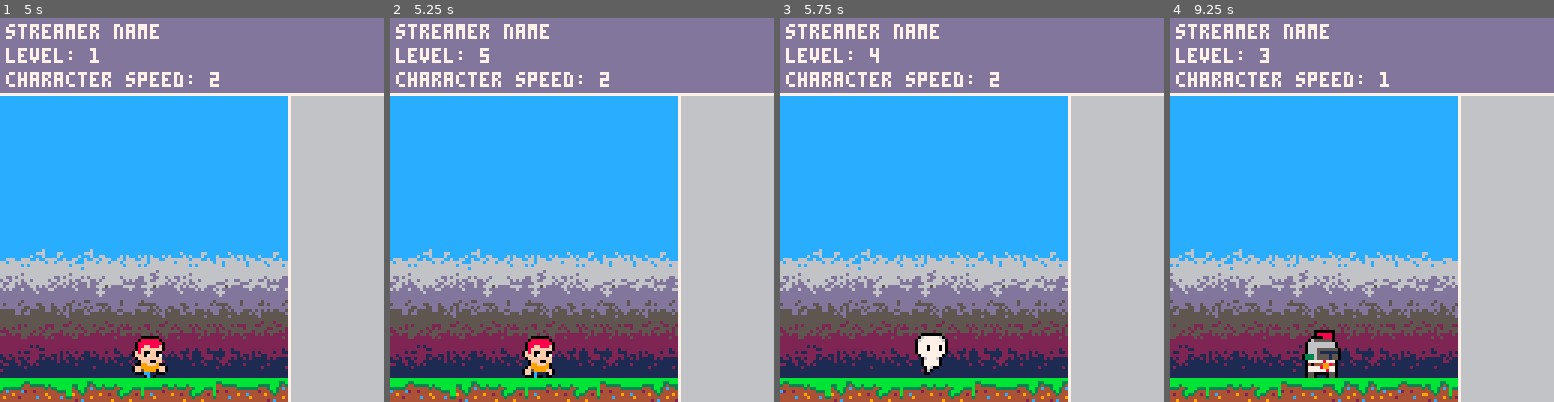
Above: before the commit, frames 1-4 (left to right).
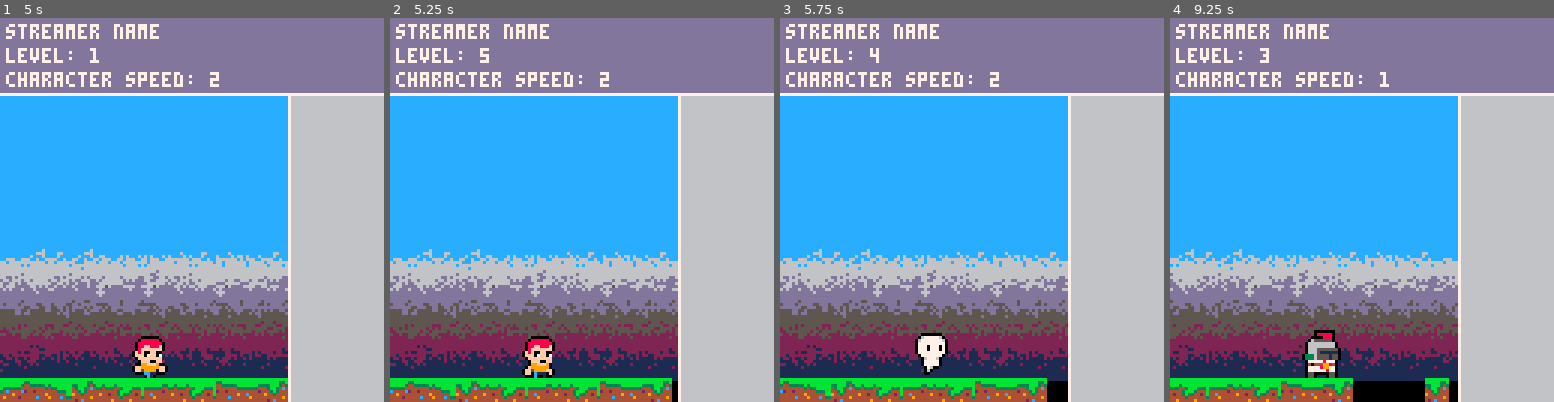
Above: after the commit, the same moments.

Repository: PxPerfectMike/idlejam
Game: PICO-8 cartridge idlejam.p8
Same seed, same stepped clock (60 frames per second), same inputs: the game is played once before the commit and once after it.
Inputs:
- Up to frame 1 (5 s): hold Right 1.6-2.1 s; hold Up 2.15-2.42 s; hold Right 2.47-3.03 s; hold Left 3.08-3.58 s; hold Down 3.63-3.97 s; hold Right 4.02-4.68 s; hold Up from 4.73 s (still down)
- Up to frame 2 (5.25 s): release Up at 5.03 s; hold Left from 5.08 s (still down)
- Up to frame 3 (5.75 s): release Left at 5.68 s; hold Down from 5.73 s (still down)
- Up to frame 4 (9.25 s): release Down at 6.03 s; hold Right 6.08-6.58 s; hold Right 6.63-7.13 s; hold Up 7.18-7.45 s; hold Right 7.5-8.07 s; hold Left 8.12-8.62 s; hold Down 8.67-9 s; hold Right from 9.05 s (still down)

Frame 1 is identical in both runs. In frame 2, 0.1% of the frame differs, in the area x 73-75%, y 93-100%; in frame 3, 0.3%; in frame 4, 1.3%, in the area x 47-75%, y 93-100%.

Commit message:
implement different ground art and switching with level

Diff:
--- a/animation.lua
+++ b/animation.lua
@@ -12,6 +12,7 @@
 ground = {}
 sky = {}
 
+-- all tables spawn by index and must be in the same order to maintain theme consistency
 -- table of sprite numbers for the run animation
 character_table = {
     {name = "little_guy", frames = {16, 18, 20, 22}},
@@ -21,8 +22,16 @@
     {name = "spaceship", frames = {88, 90, 92, 94}}
 }
 
-ground_table = {{name = "grass", frames = {120, 121, 122, 123, 124, 125, 126, 127}}}
+-- all tables spawn by index and must be in the same order to maintain theme consistency
+ground_table = {
+    {name = "grass", frames = {120, 121, 122, 123, 124, 125, 126, 127}},
+    {name = "ds_ground", frames = {152, 153, 154, 155, 156, 157, 158, 159}},
+    {name = "watermelon", frames = {168, 169, 170, 171, 172, 173, 174, 175}},
+    {name = "graveyard", frames = {136, 137, 138, 139, 140, 141, 142, 143}},
+    {name = "space", frames = {184, 185, 186, 187, 188, 189, 190, 191}}
+}
 
+-- all tables spawn by index and must be in the same order to maintain theme consistency
 sky_table = {
     {name = "sky", row = 1, frames = {96, 97, 98, 99, 100, 101, 102, 103}},
     {name = "sky", row = 2, frames = {96, 97, 98, 99, 100, 101, 102, 103}},
@@ -52,7 +61,8 @@
 
     -- initialize ground with enough sprites to fill the screen
     for i = 0, 15 do
-        add(ground, {x = i * 8, frame = ground_table[1].frames[flr(rnd(#ground_table[1].frames)) + 1]})
+        ------------>changed both ground_table indexes from 1 to level
+        add(ground, {x = i * 8, frame = ground_table[level].frames[flr(rnd(#ground_table[level].frames)) + 1]})
     end
 
 -- initialize sky with enough sprites to fill the screen
@@ -94,7 +104,7 @@
         -- if a sprite goes off screen on the left, move it to the right side and change its frame
         if g.x < -8 then
             g.x = g.x + 128
-            g.frame = ground_table[1].frames[flr(rnd(#ground_table[1].frames)) + 1]
+            g.frame = ground_table[level].frames[flr(rnd(#ground_table[level].frames)) + 1]
         end
     end
 
Not shown, changed: spritesheet.png
